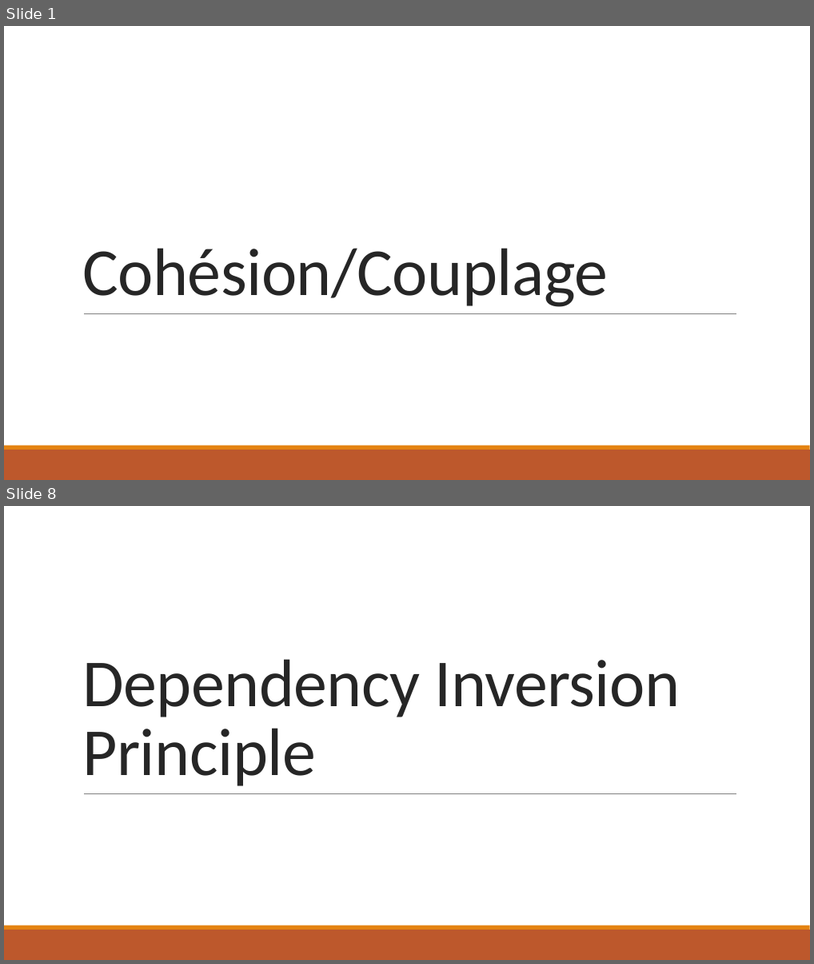
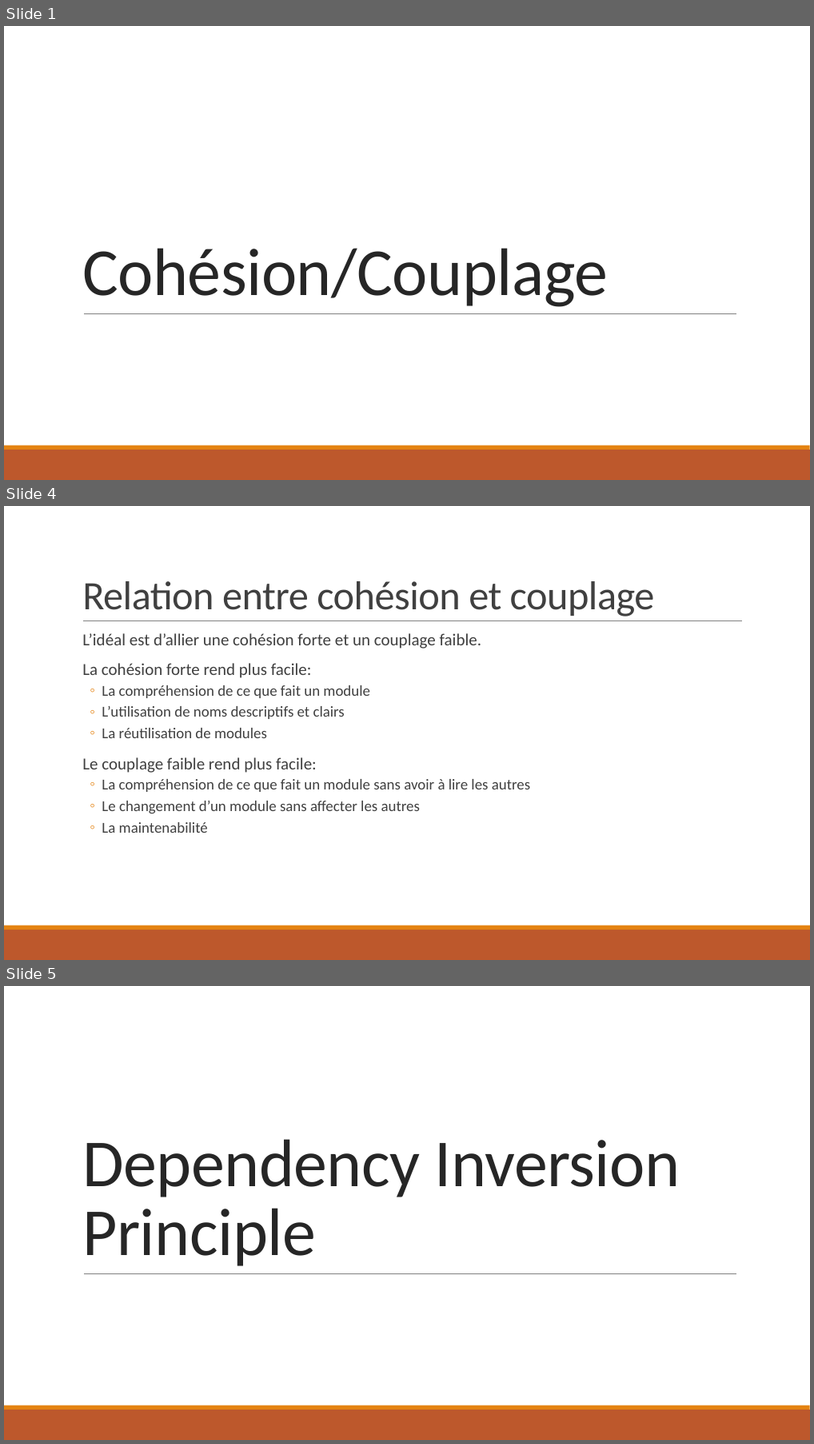
Before and after one commit to JeanFulbert/SolidPresentation, a slide deck: SOLID - 4 DIP.pptx. Shown one above the other, each under a label of ours: slides 1 and 8 before the commit, slides 1, 4 and 5 after it; the slides between them are not shown. The pictures are 814x964 and 814x1444 pixels, drawn with LibreOffice and Linux fonts; fonts in the diff are those of the drawing. Boxes give left, top, right and bottom in pixels: in the first picture for what was removed or moved away, otherwise in the second. Text is boxed around its words. In the diff, an @@ line names an element or a change of style, - is before the commit and + after.

```diff
--- a/SOLID - 4 DIP.pptx
+++ b/SOLID - 4 DIP.pptx
@@ slide 4 added at bbox=[4, 506, 810, 960], background #FFFFFF; not listed: 2 template elements that a slide beside it also shows @@
@@ title added at bbox=[82, 581, 655, 616], 48 pt, text #404040 @@
+Relation entre cohésion et couplage
@@ line added from (83, 621) to (742, 621), #808080 0.5 pt @@
@@ text added at bbox=[82, 633, 530, 832], 18 pt, text #404040 @@
+  L’idéal est d’allier une cohésion forte et un couplage faible.
+  La cohésion forte rend plus facile:
+  ◦ La compréhension de ce que fait un module
+  ◦ L’utilisation de noms descriptifs et clairs
+  ◦ La réutilisation de modules
+  Le couplage faible rend plus facile:
+  ◦ La compréhension de ce que fait un module sans avoir à lire les autres
+  ◦ Le changement d’un module sans affecter les autres
+  ◦ La maintenabilité
@@ what was slide 8 is now slide 5 @@
```
Also in this commit, not shown: 4 slides changed, 1 other slide added, 5 slides removed.
